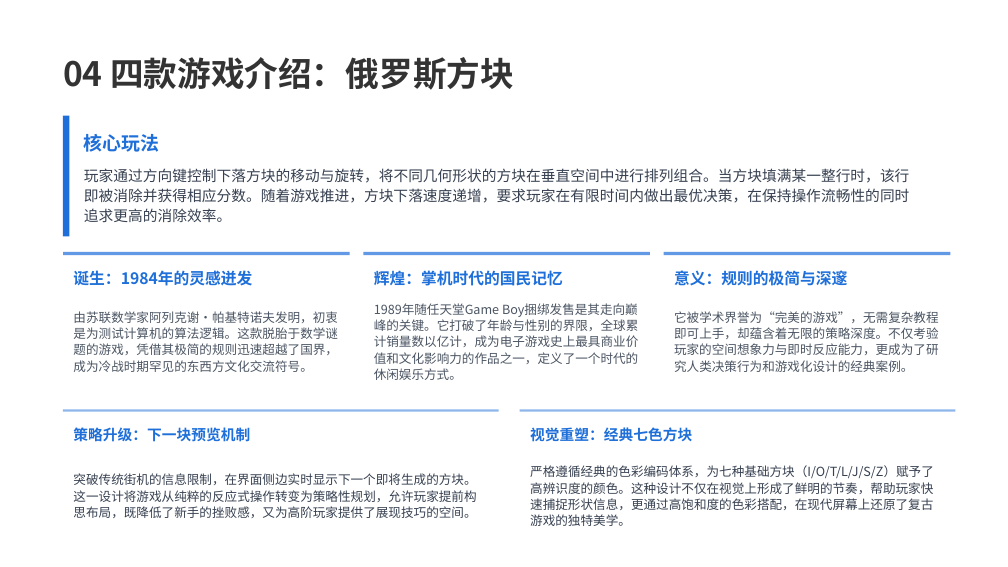
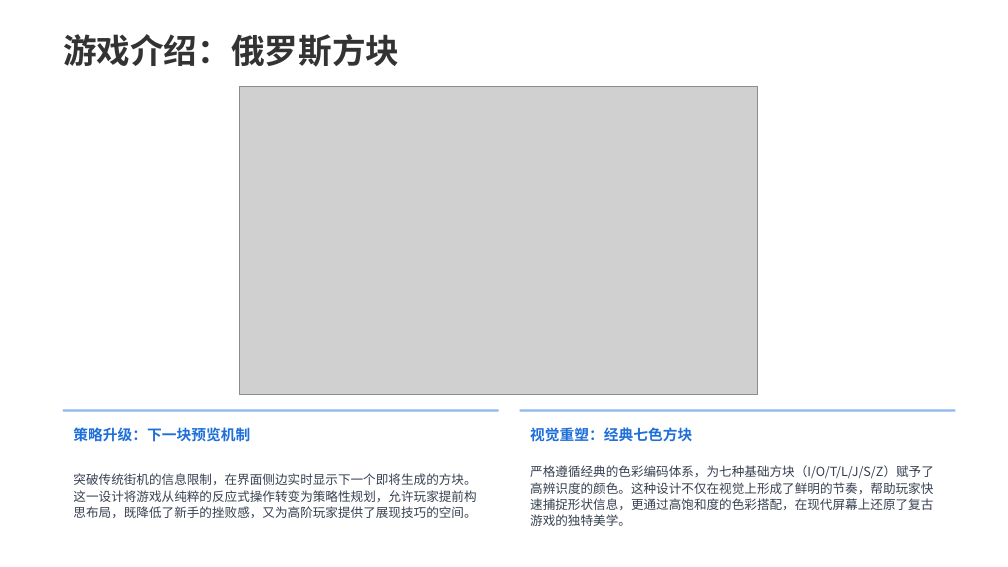
Before and after one commit to Rill-Sunny/Mini-Game, a slide deck: slide 13 of 项目答辩.pptx. Drawn at 1008x567 pixels with LibreOffice and Linux fonts; fonts in the diff are those of the drawing; grey boxes stand for pictures; background and template pictures are left out. Boxes give left, top, right and bottom in pixels: in the first picture for what was removed or moved away, otherwise in the second. Text is boxed around its words. In the diff, an @@ line names an element or a change of style, - is before the commit and + after.

```diff
--- a/项目答辩.pptx
+++ b/项目答辩.pptx
@@ text at (63,34,399,67): text changed @@
-04 四款游戏介绍：俄罗斯方块
+游戏介绍：俄罗斯方块
@@ picture added at (240,86,758,395) @@
@@ rounded rectangle removed at (63,116,945,237) @@
@@ rounded rectangle removed at (63,116,69,237) @@
@@ text removed at (84,134,160,152) @@
-核心玩法
@@ text removed at (84,168,909,222) @@
-玩家通过方向键控制下落方块的移动与旋转，将不同几何形状的方块在垂直空间中进行排列组合。当方块填满某一整行时，该行即被消除并获得相应分数。随着游戏推进，方块下落速度递增，要求玩家在有限时间内做出最优决策，在保持操作流畅性的同时追求更高的消除效率。
@@ rounded rectangle removed at (63,252,349,394) @@
@@ rounded rectangle removed at (63,252,349,255) @@
@@ rounded rectangle removed at (364,252,650,394) @@
@@ rounded rectangle removed at (364,252,650,255) @@
@@ rounded rectangle removed at (664,252,951,394) @@
@@ rounded rectangle removed at (664,252,951,255) @@
@@ text removed at (73,270,252,286) @@
-诞生：1984年的灵感迸发
@@ text removed at (374,270,563,286) @@
-辉煌：掌机时代的国民记忆
@@ text removed at (674,270,847,286) @@
-意义：规则的极简与深邃
@@ text removed at (73,311,338,372) @@
-由苏联数学家阿列克谢·帕基特诺夫发明，初衷是为测试计算机的算法逻辑。这款脱胎于数学谜题的游戏，凭借其极简的规则迅速超越了国界，成为冷战时期罕见的东西方文化交流符号。
@@ text removed at (374,303,639,380) @@
-1989年随任天堂Game Boy捆绑发售是其走向巅峰的关键。它打破了年龄与性别的界限，全球累计销量数以亿计，成为电子游戏史上最具商业价值和文化影响力的作品之一，定义了一个时代的休闲娱乐方式。
@@ text removed at (674,311,939,372) @@
-它被学术界誉为“完美的游戏”，无需复杂教程即可上手，却蕴含着无限的策略深度。不仅考验玩家的空间想象力与即时反应能力，更成为了研究人类决策行为和游戏化设计的经典案例。
```
Also in this commit, not shown: 19 other slides changed.
